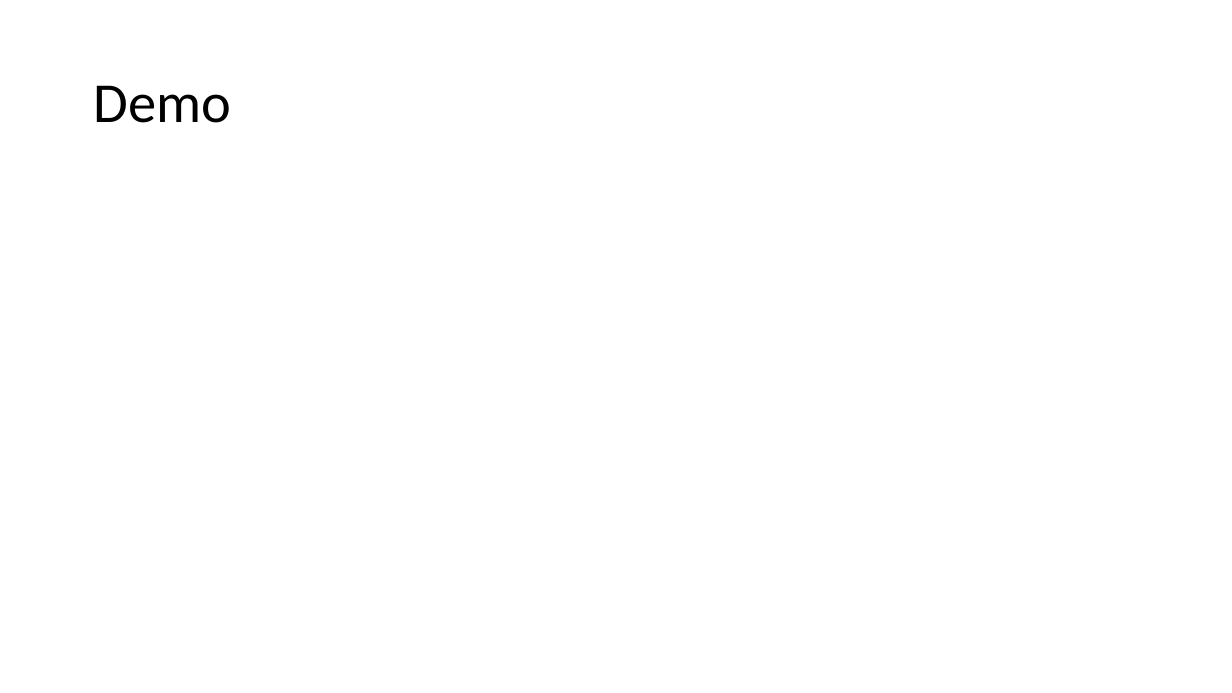
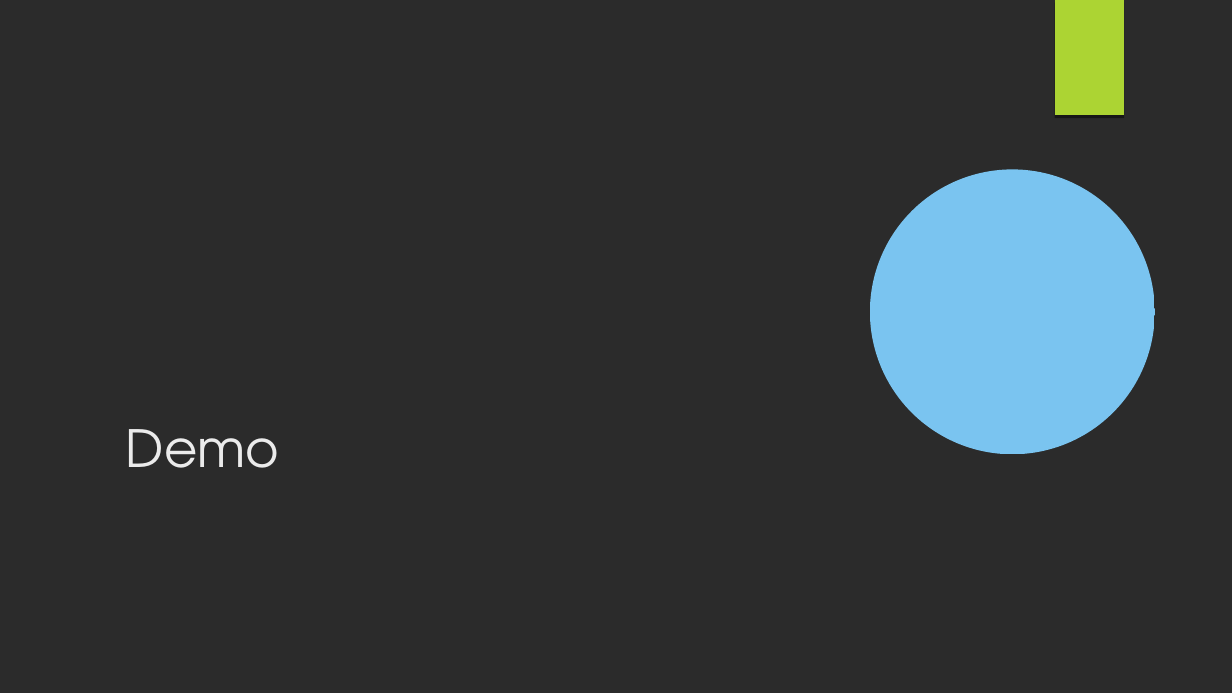
Before and after one commit to wolfkarl/MusicMashup, a slide deck: slide 6 of vortrag/MusicMashup_Zwischen.odp (slide 5 before the commit). Drawn at 1232x693 pixels with LibreOffice and Linux fonts; fonts in the diff are those of the drawing; background and template pictures are left out; a plain dark background stands for a picture behind light text. Boxes give left, top, right and bottom in pixels: in the first picture for what was removed or moved away, otherwise in the second. Text is boxed around its words. In the diff, an @@ line names an element or a change of style, - is before the commit and + after.

```diff
--- a/vortrag/MusicMashup_Zwischen.odp
+++ b/vortrag/MusicMashup_Zwischen.odp
@@ background #FFFFFF to picture (left out) @@
@@ freeform shape added at [1055,0,1124,116], fill #ACD433 @@
@@ freeform shape added at [870,169,1154,454], fill #7AC4F0 @@
@@ title "Demo": place and size @@
-title "Demo" at [94,85,232,123]
+title "Demo" at [126,429,279,468]
@@ title "Demo" at [126,429,279,468]: size 44 to 40 pt, font Calibri to TeX Gyre Adventor, text colour #000000 to #EBEBEB; line spacing 0.9 to 1; vertical alignment middle to bottom @@
```
Also in this commit, not shown: 2 other slides changed, 13 slides added, 4 slides removed, 1 other file.
